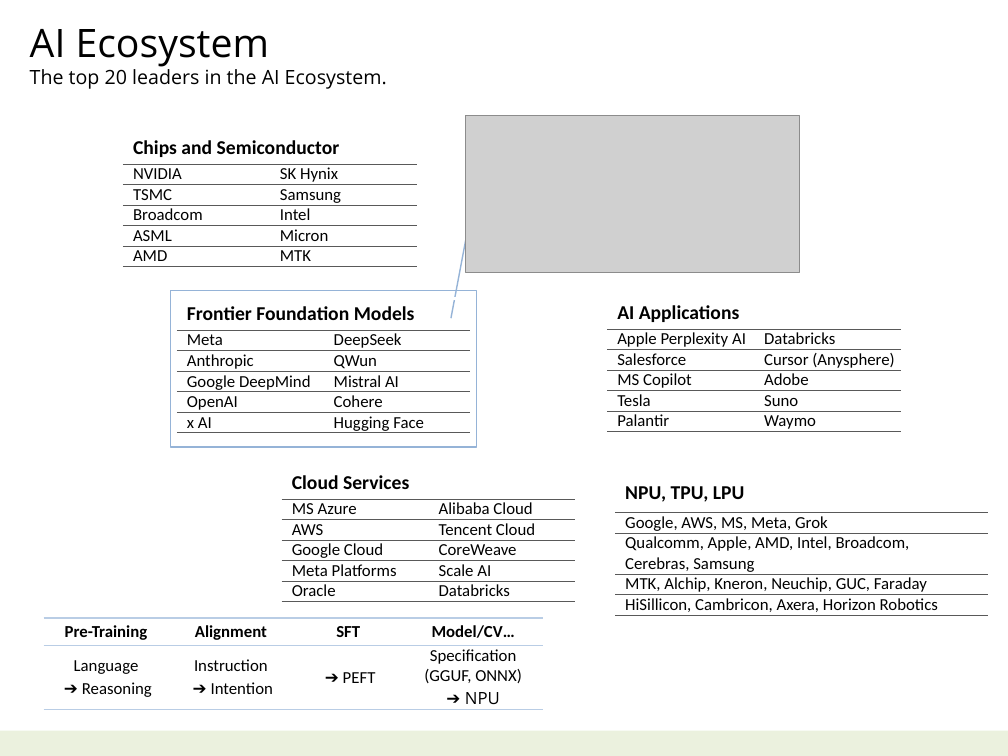
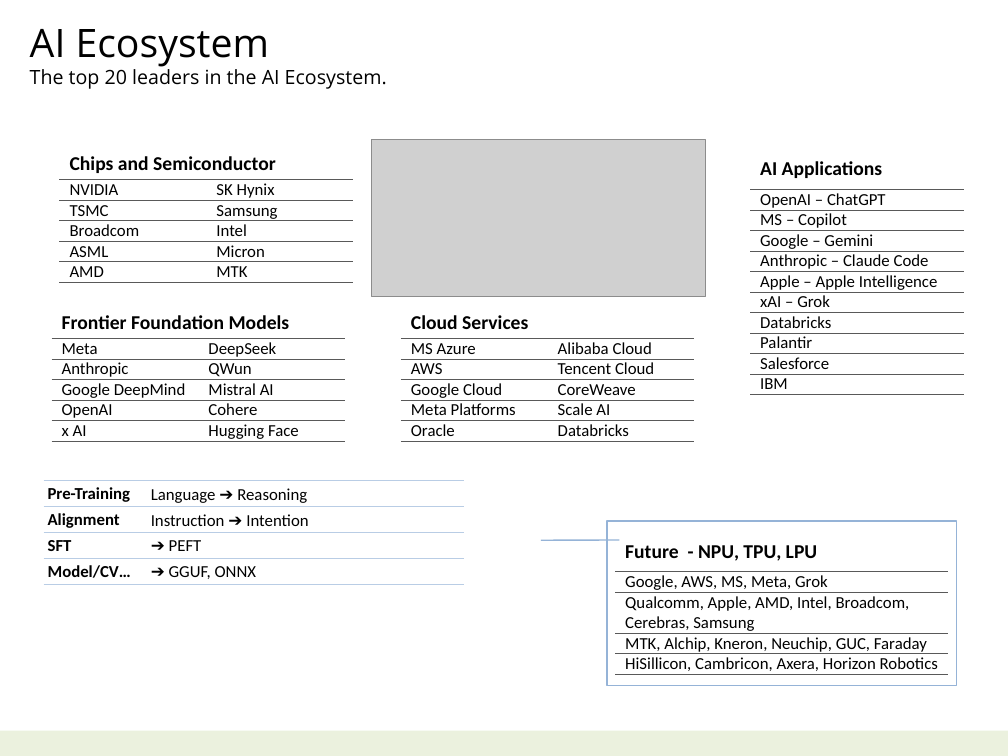
Before and after one commit to navibator/crazy-ai, a slide deck: slide 19 of ai.pptx. Drawn at 1008x756 pixels with LibreOffice and Linux fonts; fonts in the diff are those of the drawing; grey boxes stand for pictures. Boxes give left, top, right and bottom in pixels: in the first picture for what was removed or moved away, otherwise in the second. Text is boxed around its words. In the diff, an @@ line names an element or a change of style, - is before the commit and + after.

```diff
--- a/ai.pptx
+++ b/ai.pptx
@@ table: place and size @@
-table at (123, 132, 417, 265)
+table at (59, 148, 354, 281)
@@ picture: place and size @@
-picture at (466, 116, 799, 272)
+picture at (372, 140, 706, 296)
@@ table at (750, 148, 965, 393) @@
-AI Applications | 
-Apple Perplexity AI | Databricks
-Salesforce | Cursor (Anysphere)
-MS Copilot | Adobe
-Tesla | Suno
-Palantir | Waymo
+AI Applications
+OpenAI – ChatGPT
+MS – Copilot
+Google – Gemini
+Anthropic – Claude Code
+Apple – Apple Intelligence
+xAI – Grok
+Databricks
+Palantir
+Salesforce
+IBM
@@ table: place and size @@
-table at (607, 297, 901, 433)
+table at (750, 148, 965, 393)
@@ table: place and size @@
-table at (176, 298, 471, 435)
+table at (51, 306, 346, 443)
@@ table: place and size @@
-table at (282, 467, 577, 600)
+table at (401, 306, 696, 440)
@@ table at (43, 481, 464, 585) @@
-Pre-Training | Alignment | SFT | Model/CV…
-Language / ➔ Reasoning | Instruction / ➔ Intention | ➔ PEFT | Specification / (GGUF, ONNX) / ➔ NPU
+Pre-Training | Language ➔ Reasoning
+Alignment | Instruction ➔ Intention
+SFT | ➔ PEFT
+Model/CV… | ➔ GGUF, ONNX
@@ table: place and size @@
-table at (43, 618, 543, 708)
+table at (43, 481, 464, 585)
@@ border callout: place and size @@
-border callout at (170, 290, 477, 447)
+border callout at (607, 521, 956, 685)
@@ border callout at (607, 521, 956, 685): proportions changed @@
@@ table at (615, 532, 949, 675) @@
-row 1, column 1: NPU, TPU, LPU
+row 1, column 1: Future - NPU, TPU, LPU
@@ table: place and size @@
-table at (615, 473, 988, 616)
+table at (615, 532, 949, 675)
```
Also in this commit, not shown: 5 other slides changed, 17 other files.
